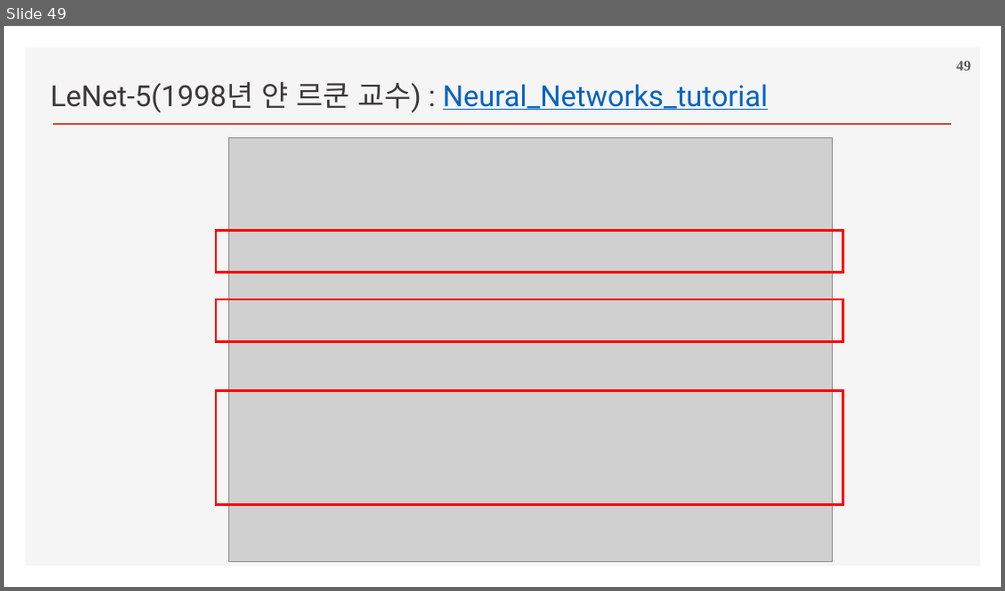
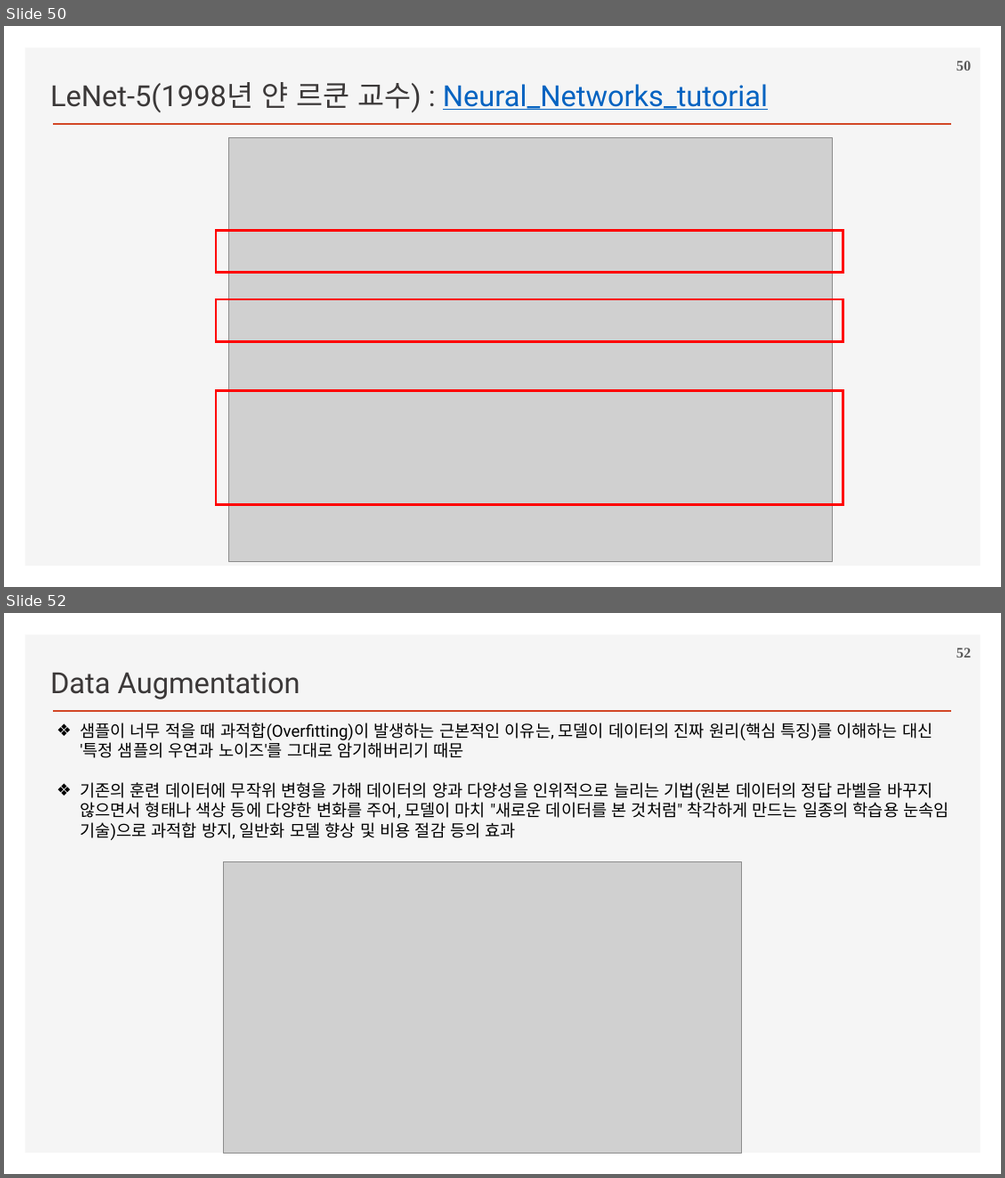
Before and after one commit to ancestor9/2026_Fall_Deep-Learning-with-Python, a slide deck: Chapter 08 Image Classification.pptx. Shown one above the other, each under a label of ours: slide 49 before the commit, slides 50 and 52 after it; the slides between them are not shown. The pictures are 1005x591 and 1005x1178 pixels, drawn with LibreOffice and Linux fonts; fonts in the diff are those of the drawing; grey boxes stand for pictures; background and template pictures are left out. Boxes give left, top, right and bottom in pixels: in the first picture for what was removed or moved away, otherwise in the second. Text is boxed around its words. In the diff, an @@ line names an element or a change of style, - is before the commit and + after.

```diff
--- a/Chapter 08 Image Classification.pptx
+++ b/Chapter 08 Image Classification.pptx
@@ slide 52 added at (x1=4, y1=613, x2=1001, y2=1174), background #FFFFFF; not listed: 2 template elements that a slide beside it also shows @@
@@ page number added at (x1=956, y1=648, x2=971, y2=657), 14 pt, text #595959, bold @@
+52
@@ text added at (x1=50, y1=672, x2=300, y2=699), 28 pt, text #3B3838 @@
+Data Augmentation
@@ text added at (x1=80, y1=722, x2=948, y2=840), 16 pt, text #000000 @@
+❖ 샘플이 너무 적을 때 과적합(Overfitting)이 발생하는 근본적인 이유는, 모델이 데이터의 진짜 원리(핵심 특징)를 이해하는 대신 '특정 샘플의 우연과 노이즈'를 그대로 암기해버리기 때문
+❖ 기존의 훈련 데이터에 무작위 변형을 가해 데이터의 양과 다양성을 인위적으로 늘리는 기법(원본 데이터의 정답 라벨을 바꾸지 않으면서 형태나 색상 등에 다양한 변화를 주어, 모델이 마치 "새로운 데이터를 본 것처럼" 착각하게 만드는 일종의 학습용 눈속임 기술)으로 과적합 방지, 일반화 모델 향상 및 비용 절감 등의 효과
@@ picture added at (x1=224, y1=862, x2=742, y2=1153) @@
@@ what was slide 49 is now slide 50 @@
@@ page number at (x1=956, y1=61, x2=971, y2=70): text changed @@
-49
+50
```
Also in this commit, not shown: 1 slide changed, 8 other slides added.
